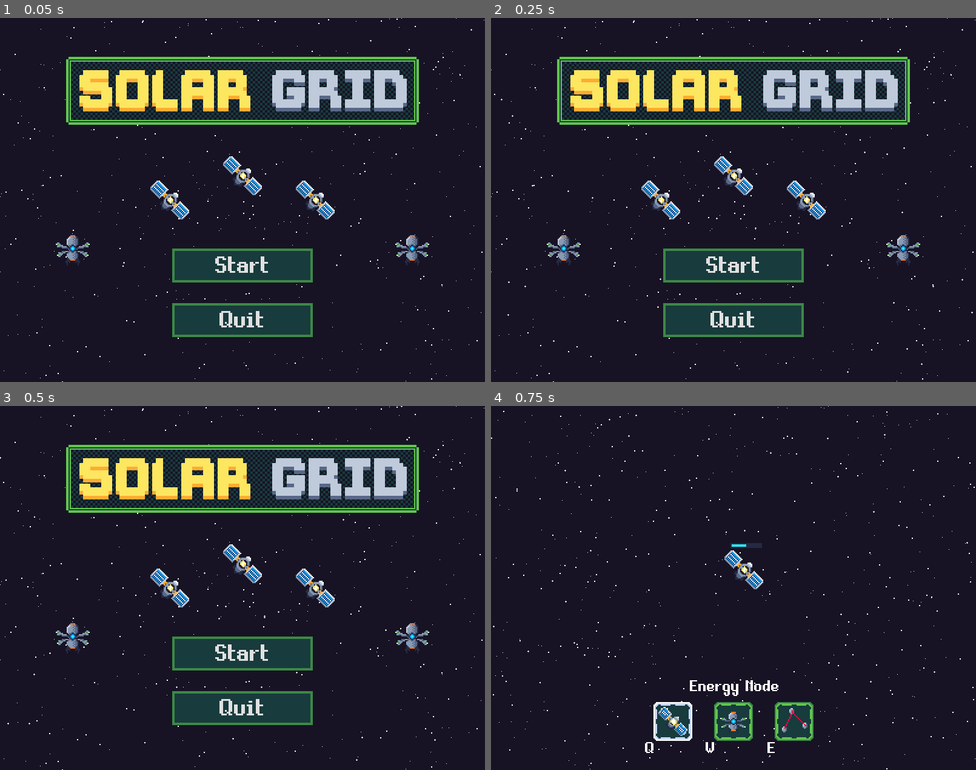
Above: before the commit, frames 1-4 (two rows, left to right).
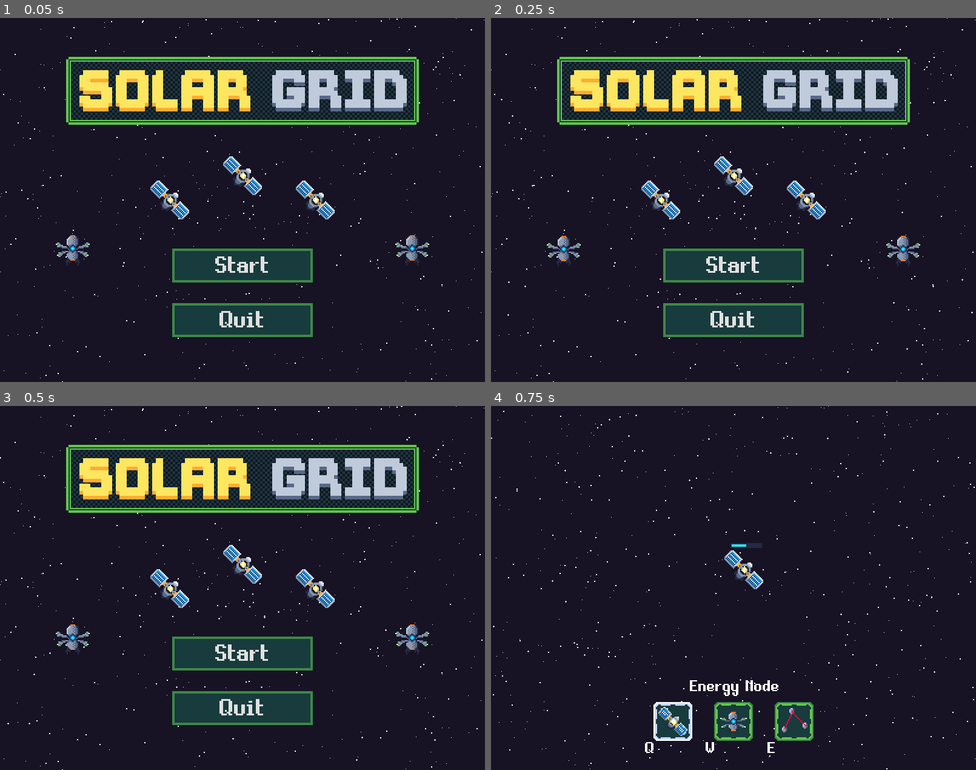
Above: after the commit, the same moments.

Repository: svntax/LD45-StartWithNothing
Game: Godot game, scene res://Scenes/Main.tscn
The game is run twice, just before and just after one commit, with the same random seed, the same clock (stepped at 60 frames per second) and the same inputs.
Inputs:
- Up to frame 1 (0.05 s): no input
- Up to frame 2 (0.25 s): no input
- Up to frame 3 (0.5 s): no input
- Up to frame 4 (0.75 s): click "Start" at 0.5 s

Frame 1 is identical in both runs. In frame 2, 0.2% of the frame differs, in the area x 11-89%, y 59-69%; in frame 3, 0.8%, in the area x 11-89%, y 38-69%; in frame 4, nothing differs.

Commit message:
Add hover effect to nodes in main menu.

Diff:
--- a/Scenes/Main.tscn
+++ b/Scenes/Main.tscn
@@ -1,17 +1,69 @@
-[gd_scene load_steps=12 format=2]
+[gd_scene load_steps=16 format=2]
 
 [ext_resource path="res://Scripts/MainMenu.gd" type="Script" id=1]
 [ext_resource path="res://Scripts/Starfield.gd" type="Script" id=2]
 [ext_resource path="res://Sprites/title_logo.png" type="Texture" id=3]
-[ext_resource path="res://Sprites/energy_satellite.png" type="Texture" id=4]
-[ext_resource path="res://Sprites/gun_satellite.png" type="Texture" id=5]
-[ext_resource path="res://EquipmentPro.ttf" type="DynamicFontData" id=6]
-
-[sub_resource type="DynamicFont" id=5]
+[ext_resource path="res://Scenes/EnergyNode.tscn" type="PackedScene" id=4]
+[ext_resource path="res://Scenes/GunNode.tscn" type="PackedScene" id=5]
+[ext_resource path="res://Sprites/gun_satellite.png" type="Texture" id=6]
+[ext_resource path="res://EquipmentPro.ttf" type="DynamicFontData" id=7]
+
+[sub_resource type="Animation" id=1]
+resource_name = "hover_left"
+length = 3.0
+loop = true
+tracks/0/type = "value"
+tracks/0/path = NodePath("../EnergyNode3/Sprite:position")
+tracks/0/interp = 1
+tracks/0/loop_wrap = true
+tracks/0/imported = false
+tracks/0/enabled = true
+tracks/0/keys = {
+"times": PoolRealArray( 0, 0.3, 0.6, 0.9, 1.2, 1.5, 1.8, 2.1, 2.4, 2.7, 3 ),
+"transitions": PoolRealArray( 1, 1, 1, 1, 1, 1, 1, 1, 1, 1, 1 ),
+"update": 1,
+"values": [ Vector2( 0, 0 ), Vector2( 0, 1 ), Vector2( 0, 2 ), Vector2( 0, 3 ), Vector2( 0, 4 ), Vector2( 0, 5 ), Vector2( 0, 4 ), Vector2( 0, 3 ), Vector2( 0, 2 ), Vector2( 0, 1 ), Vector2( 0, 0 ) ]
+}
+
+[sub_resource type="Animation" id=8]
+resource_name = "gun_hover_left"
+length = 2.0
+loop = true
+tracks/0/type = "value"
+tracks/0/path = NodePath("../GunNode/Sprite:position")
+tracks/0/interp = 1
+tracks/0/loop_wrap = true
+tracks/0/imported = false
+tracks/0/enabled = true
+tracks/0/keys = {
+"times": PoolRealArray( 0, 0.2, 0.4, 0.6, 0.8, 1, 1.2, 1.4, 1.6, 1.8, 2 ),
+"transitions": PoolRealArray( 1, 1, 1, 1, 1, 1, 1, 1, 1, 1, 1 ),
+"update": 1,
+"values": [ Vector2( 0, 0 ), Vector2( 0, 1 ), Vector2( 0, 2 ), Vector2( 0, 3 ), Vector2( 0, 4 ), Vector2( 0, 5 ), Vector2( 0, 4 ), Vector2( 0, 3 ), Vector2( 0, 2 ), Vector2( 0, 1 ), Vector2( 0, 0 ) ]
+}
+
+[sub_resource type="Animation" id=2]
+resource_name = "hover_right"
+length = 3.0
+loop = true
+tracks/0/type = "value"
+tracks/0/path = NodePath("../EnergyNode2/Sprite:position")
+tracks/0/interp = 1
+tracks/0/loop_wrap = true
+tracks/0/imported = false
+tracks/0/enabled = true
+tracks/0/keys = {
+"times": PoolRealArray( 0, 0.3, 0.6, 0.9, 1.2, 1.5, 1.8, 2.1, 2.4, 2.7, 3 ),
+"transitions": PoolRealArray( 1, 1, 1, 1, 1, 1, 1, 1, 1, 1, 1 ),
+"update": 1,
+"values": [ Vector2( 0, 0 ), Vector2( 0, 1 ), Vector2( 0, 2 ), Vector2( 0, 3 ), Vector2( 0, 4 ), Vector2( 0, 5 ), Vector2( 0, 4 ), Vector2( 0, 3 ), Vector2( 0, 2 ), Vector2( 0, 1 ), Vector2( 0, 0 ) ]
+}
+
+[sub_resource type="DynamicFont" id=3]
 size = 32
-font_data = ExtResource( 6 )
-
-[sub_resource type="StyleBoxFlat" id=1]
+font_data = ExtResource( 7 )
+
+[sub_resource type="StyleBoxFlat" id=4]
 bg_color = Color( 0.0980392, 0.235294, 0.243137, 1 )
 border_width_left = 4
 border_width_top = 4
@@ -54,30 +106,102 @@
 z_index = 20
 texture = ExtResource( 3 )
 
-[node name="Sprite" type="Sprite" parent="."]
+[node name="EnergyNode3" parent="." instance=ExtResource( 4 )]
+editor/display_folded = true
 position = Vector2( 280, 300 )
-scale = Vector2( 2, 2 )
-texture = ExtResource( 4 )
+
+[node name="CollisionShape2D" parent="EnergyNode3/NodeRange" index="0"]
+disabled = true
+
+[node name="CollisionShape2D" parent="EnergyNode3/Hitbox" index="0"]
+disabled = true
+
+[node name="EnergyUI" parent="EnergyNode3" index="3"]
+visible = false
+
+[node name="CollisionShape2D" parent="EnergyNode3/MouseDetectRange" index="0"]
+disabled = true
+
+[node name="HoverAnimation" type="AnimationPlayer" parent="EnergyNode3"]
+autoplay = "hover_left"
+anims/hover_left = SubResource( 1 )
+
+[node name="GunNode2" parent="." instance=ExtResource( 5 )]
+position = Vector2( 120, 380 )
+
+[node name="CollisionShape2D" parent="GunNode2/NodeRange" index="0"]
+disabled = true
+
+[node name="CollisionShape2D" parent="GunNode2/Hitbox" index="0"]
+disabled = true
+
+[node name="CollisionShape2D" parent="GunNode2/MouseDetectRange" index="0"]
+disabled = true
+
+[node name="CooldownUI" parent="GunNode2" index="7"]
+visible = false
+
+[node name="HoverAnim" type="AnimationPlayer" parent="GunNode2"]
+autoplay = "gun_hover_left"
+anims/gun_hover_left = SubResource( 8 )
 
 [node name="Sprite4" type="Sprite" parent="."]
+visible = false
 position = Vector2( 120, 380 )
 scale = Vector2( 2, 2 )
-texture = ExtResource( 5 )
-
-[node name="Sprite2" type="Sprite" parent="."]
+texture = ExtResource( 6 )
+
+[node name="EnergyNode2" parent="." instance=ExtResource( 4 )]
+editor/display_folded = true
 position = Vector2( 520, 300 )
-scale = Vector2( 2, 2 )
-texture = ExtResource( 4 )
-
-[node name="Sprite5" type="Sprite" parent="."]
+
+[node name="CollisionShape2D" parent="EnergyNode2/NodeRange" index="0"]
+disabled = true
+
+[node name="CollisionShape2D" parent="EnergyNode2/Hitbox" index="0"]
+disabled = true
+
+[node name="EnergyUI" parent="EnergyNode2" index="3"]
+visible = false
+
+[node name="CollisionShape2D" parent="EnergyNode2/MouseDetectRange" index="0"]
+disabled = true
+
+[node name="HoverAnimation" type="AnimationPlayer" parent="EnergyNode2"]
+autoplay = "hover_right"
+anims/hover_right = SubResource( 2 )
+
+[node name="EnergyNode" parent="." instance=ExtResource( 4 )]
+editor/display_folded = true
 position = Vector2( 400, 260 )
-scale = Vector2( 2, 2 )
-texture = ExtResource( 4 )
-
-[node name="Sprite3" type="Sprite" parent="."]
+
+[node name="CollisionShape2D" parent="EnergyNode/NodeRange" index="0"]
+disabled = true
+
+[node name="CollisionShape2D" parent="EnergyNode/Hitbox" index="0"]
+disabled = true
+
+[node name="EnergyUI" parent="EnergyNode" index="3"]
+visible = false
+
+[node name="CollisionShape2D" parent="EnergyNode/MouseDetectRange" index="0"]
+disabled = true
+
+[node name="GunNode" parent="." instance=ExtResource( 5 )]
+editor/display_folded = true
 position = Vector2( 680, 380 )
-scale = Vector2( 2, 2 )
-texture = ExtResource( 5 )
+
+[node name="CollisionShape2D" parent="GunNode/NodeRange" index="0"]
+disabled = true
+
+[node name="CollisionShape2D" parent="GunNode/Hitbox" index="0"]
+disabled = true
+
+[node name="CollisionShape2D" parent="GunNode/MouseDetectRange" index="0"]
+disabled = true
+
+[node name="CooldownUI" parent="GunNode" index="7"]
+visible = false
 
 [node name="ScoreContainer" type="CenterContainer" parent="."]
 margin_top = 527.0
@@ -118,10 +242,20 @@
 margin_right = 516.0
 margin_bottom = 146.0
 rect_min_size = Vector2( 232, 56 )
-custom_styles/hover = SubResource( 1 )
-custom_styles/pressed = SubResource( 2 )
-custom_styles/normal = SubResource( 3 )
-custom_fonts/font = SubResource( 4 )
+custom_styles/hover = SubResource( 4 )
+custom_styles/pressed = SubResource( 5 )
+custom_styles/normal = SubResource( 6 )
+custom_fonts/font = SubResource( 7 )
 text = "Quit"
 [connection signal="pressed" from="Buttons/StartButton" to="." method="_on_StartButton_pressed"]
 [connection signal="pressed" from="Buttons/QuitButton" to="." method="_on_QuitButton_pressed"]
+
+[editable path="EnergyNode3"]
+
+[editable path="GunNode2"]
+
+[editable path="EnergyNode2"]
+
+[editable path="EnergyNode"]
+
+[editable path="GunNode"]
--- a/Scripts/GunNode.gd
+++ b/Scripts/GunNode.gd
@@ -73,9 +73,11 @@
         return false
 
 func showEnergyWarning():
+    $TextUI.show()
     SoundHandler.energyWarningSound.play()
     $TextAnimation.play("energy_warning")
 
 func hideEnergyWarning():
     $TextAnimation.stop()
     $TextUI/Warning.hide()
+    $TextUI.hide()
Not shown: 5 places in Scenes/Main.tscn that only renumber resources
